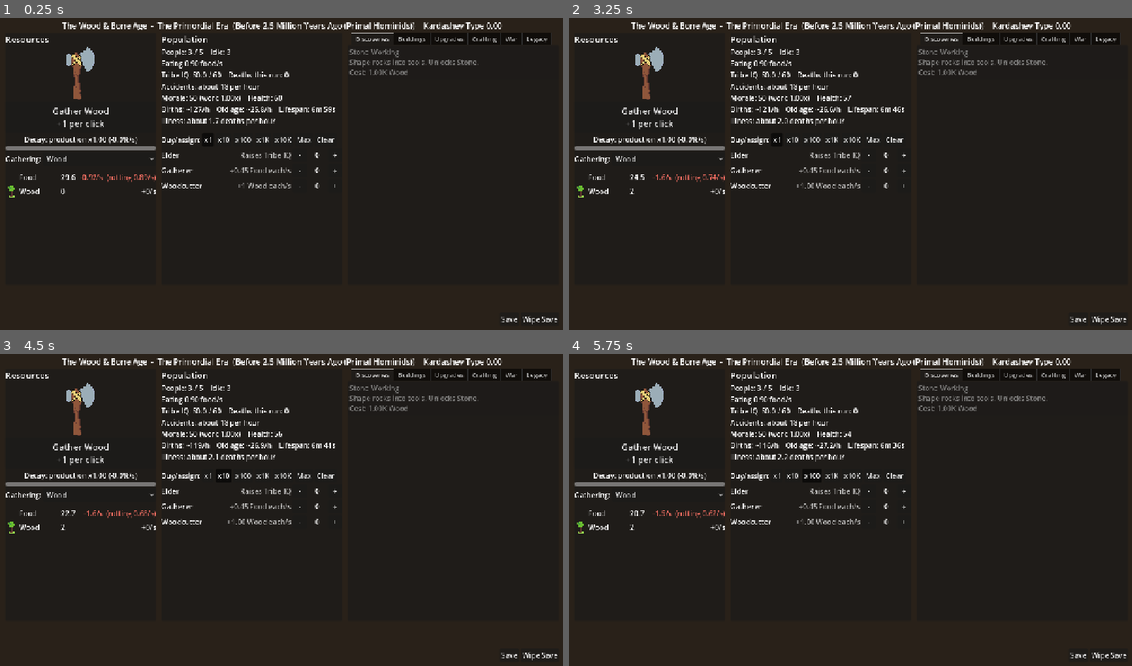
Above: before the commit, frames 1-4 (two rows, left to right).
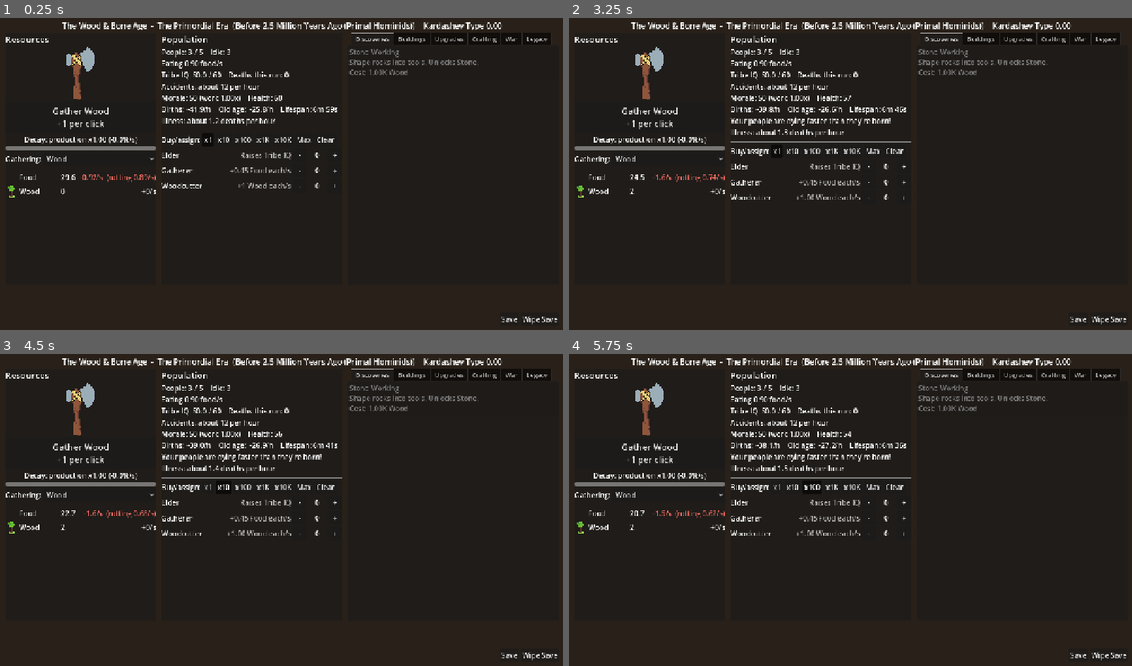
Above: after the commit, the same moments.

Repository: ahaan6118-rgb/Civilisation-game-
Game: Godot game, scene res://scenes/main.tscn
Two runs of this game, one before a commit and one after it. Both use one fixed random seed, a clock stepped at 60 frames per second and the inputs below.
Inputs (mouse positions are in pixels of both pictures, inside the frame that each line leads up to):
- Up to frame 1 (0.25 s): no input
- Up to frame 2 (3.25 s): click (647, 74) at 0.52 s; click "Gather Wood +1 per click" at 1.25 s; click "Wood" at 2 s; click "x1" at 2.75 s
- Up to frame 3 (4.5 s): click "x1" at 3.5 s; click "x10" at 4.25 s
- Up to frame 4 (5.75 s): click "x100" at 5 s

The runs differ from the first frame. In frame 1, 0.3% of the frame differs, in the area x 33-60%, y 21-34%; in frame 2, 2.2%; in frame 3, 2.2%; in frame 4, 2.2%, in the area x 28-61%, y 21-59%.

Commit message:
Fix extinction soft-locks with logistic births
- Births are per person and slow as homes fill up, so a town settles
  where deaths match births: a fraction of its housing that grows with
  health, IQ and safety
- Babies need 2 stored food per person instead of 5; with 3% food rot a
  tribe of gatherers could never reach 5 and stayed at 1 person forever
- Gathering is exempt from decay so decay can't starve a tribe out
- Accidents 4x scale, IQ cuts them linearly, ages add 15% danger each
- Balance bot builds housing ahead of its population

Co-Authored-By: Claude Opus 5.5 <noreply@anthropic.com>
Claude-Session: https://claude.ai/code/session_01TmQHqwTXtJ5VLJobpCnf4k

Diff:
--- a/scripts/autoload/game.gd
+++ b/scripts/autoload/game.gd
@@ -12,7 +12,7 @@
 const BASE_IQ := 50.0
 const BASE_IQ_CAP := 60.0
 const IQ_PER_ELDER := 0.02
-const HAZARD_SCALE := 6.0
+const HAZARD_SCALE := 4.0
 const START_MORALE := 50.0
 const START_HEALTH := 60.0
 const GRIEF_PER_DEATH := 4.0
@@ -20,17 +20,20 @@
 const CRIME_BELOW_MORALE := 30.0
 const ILLNESS_RATE := 0.15
 const MAX_WELLBEING_BONUS := 40.0
-# Births grow with the square root of the population (plus a trickle for tiny tribes) while old age
-# kills each person after about LIFESPAN seconds, so every town settles where deaths catch up with
-# births: about (LIFESPAN / BIRTH_TIME)^2 = 58 people at health 60, more with health, growth and lifespan.
-const BIRTH_TIME := 55.0
+# Each person has a baby about once per BIRTH_TIME seconds, slowing as the town fills its housing,
+# plus a trickle so a lone survivor can restart. Old age, accidents and illness pull the other way, so a
+# town settles where deaths match births: a quarter of its housing when badly run, most of it when
+# healthy, smart and safe.
+const BIRTH_TIME := 120.0
 const BASE_BIRTHS := 1.0 / 240.0
 const LIFESPAN := 420.0
 # Knowledge fades without Elders: IQ slides back toward BASE_IQ by this fraction of the gap per second.
 const IQ_DECAY := 0.002
 # Every age brings deadlier work (machines, mines, reactors): accidents x this per age.
-const ERA_DANGER := 1.3
-const FOOD_TO_GROW_PER_PERSON := 5.0
+const ERA_DANGER := 1.15
+# Babies need this much stored food per person. Low enough that a tribe of gatherers can always
+# climb back, since food rot caps how much they can store.
+const FOOD_TO_GROW_PER_PERSON := 2.0
 const STARVE_TIME := 4.0
 # Decay, after the Kaizo Cookies mod at 75% of its strength: everything your people make slowly
 # decays (corruption, rot, laziness) and decays faster the lower it gets. Clicking the big button halts it,
@@ -302,7 +305,8 @@
 # Growth upgrades have diminishing returns (4x growth = 2x babies) so births can't outrun death forever.
 func births_per_second() -> float:
 	var fertility := clampf(health / 60.0, 0.2, 1.4) * (0.5 + morale / 100.0)
-	return (BASE_BIRTHS + sqrt(population) / BIRTH_TIME) * sqrt(mult("growth")) * fertility
+	var room := clampf(1.0 - float(population) / maxf(1.0, pop_cap()), 0.0, 1.0)
+	return (BASE_BIRTHS + population / BIRTH_TIME) * sqrt(mult("growth")) * fertility * room
 
 
 func _teach(dt: float) -> void:
@@ -746,8 +750,10 @@
 	return _mods.get(key, {}).get("add", 0.0)
 
 
+# Decay hits industry, not foraging, so it can't starve a tribe into a hole it can never climb out of.
 func job_multiplier(job_id: String) -> float:
-	return mult("job:" + job_id) * mult("job:all") * morale_factor() * decay
+	var m := mult("job:" + job_id) * mult("job:all") * morale_factor()
+	return m if job_id == "gatherer" else m * decay
 
 
 func food_per_second_per_person() -> float:
--- a/tests/test_economy.gd
+++ b/tests/test_economy.gd
@@ -80,19 +80,19 @@
 	_sim(4.5)
 	_check(_game.population == 2, "a person starves without food")
 	_game.reset()
-	_game.amounts["food"] = 1000.0
-	_check(is_equal_approx(_game.births_per_second(), 1.0 / 240.0 + sqrt(3.0) / 55.0), "3 healthy people: a baby about every 28s")
+	_game.amounts["food"] = 1e5
+	_check(is_equal_approx(_game.births_per_second(), (1.0 / 240.0 + 3.0 / 120.0) * (1.0 - 3.0 / 5.0)), "3 healthy people in 5 homes: a baby about every 85s")
 	_check(is_equal_approx(_game.old_age_per_second(), 3.0 / 420.0), "and one dies of old age about every 140s")
 	_game._age_progress = -100.0
-	_sim(90.0)
+	_sim(180.0)
 	_check(_game.population >= 4, "population grows with food")
 	_game.reset()
 	_game.population = 10
 	_game.health = 0.0
 	_check(_game.old_age_per_second() > _game.births_per_second(), "a sick tribe dies faster than it breeds")
 	_game.health = 60.0
-	_game.population = 200
-	_check(_game.old_age_per_second() > _game.births_per_second(), "a big town with no growth bonuses shrinks")
+	_game.population = 5
+	_check(_game.births_per_second() == 0.0, "no babies without room")
 
 	print("unlocking stone")
 	_game.reset()
@@ -323,9 +323,9 @@
 	_game.amounts["food"] = 1e6
 	_game.assign_job("woodcutter", 30)
 	var hourly: float = _game.deaths_per_hour("woodcutter")
-	_check(is_equal_approx(hourly, 900.0), "30 woodcutters at IQ 50: 900 deaths/hour (%.1f)" % hourly)
+	_check(is_equal_approx(hourly, 600.0), "30 woodcutters at IQ 50: 600 deaths/hour (%.1f)" % hourly)
 	_game.iq = 100.0
-	_check(is_equal_approx(_game.deaths_per_hour("woodcutter"), 450.0), "IQ 100 is 2x safer")
+	_check(is_equal_approx(_game.deaths_per_hour("woodcutter"), 300.0), "IQ 100 is 2x safer")
 	_game.iq = 50.0
 	var before_deaths: int = _game.run_deaths
 	_sim(120.0)
--- a/tools/balance_bot.gd
+++ b/tools/balance_bot.gd
@@ -99,7 +99,8 @@
 				continue
 			var useful: bool = b["id"] in ["artisan", "blacksmith"] and game.buildings.get(b["id"], 0) < 3
 			for e in b["effects"]:
-				if e["key"] == "pop_cap" and game.population >= game.pop_cap() - 2:
+				# Births slow as homes fill up, so keep building well ahead of the population.
+				if e["key"] == "pop_cap" and game.population >= game.pop_cap() * 0.35:
 					useful = true
 				if e["key"].begins_with("spoil:") and game.buildings.get(b["id"], 0) < 5:
 					useful = true
